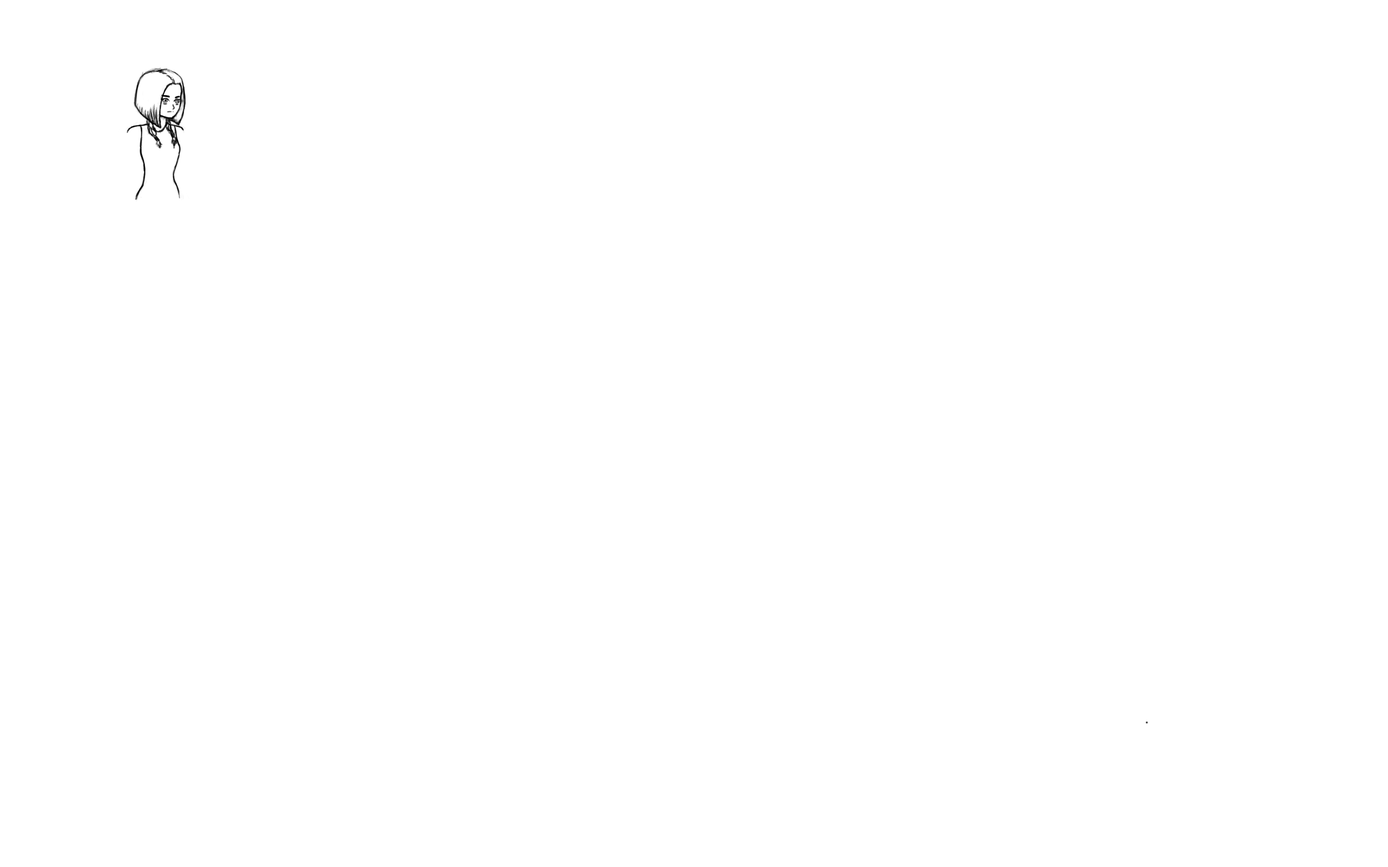
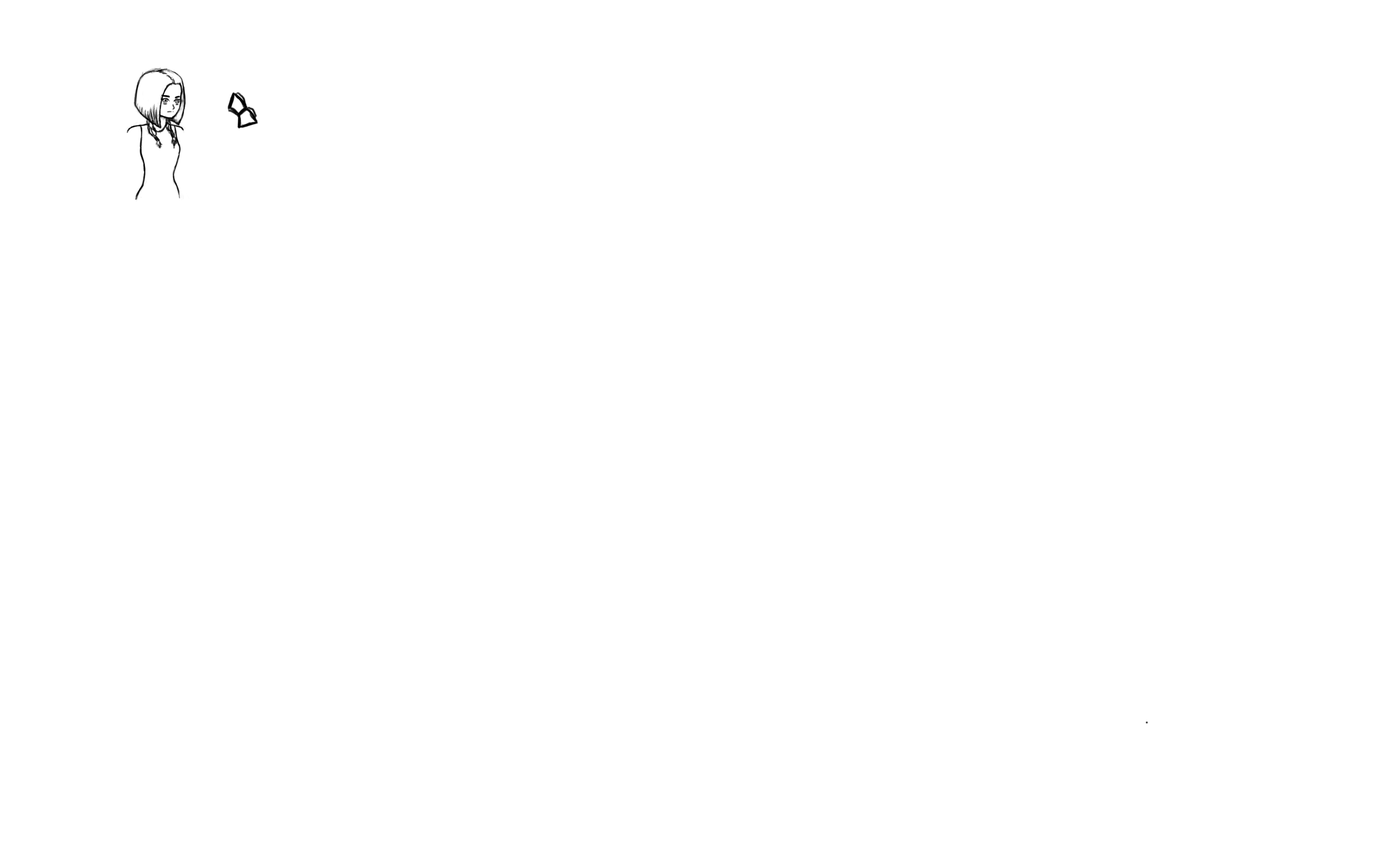
The second 1388px x 867px image is a revision of the first. Changes to its layers:
painted on "Layer 3" over [227, 91, 259, 130]
